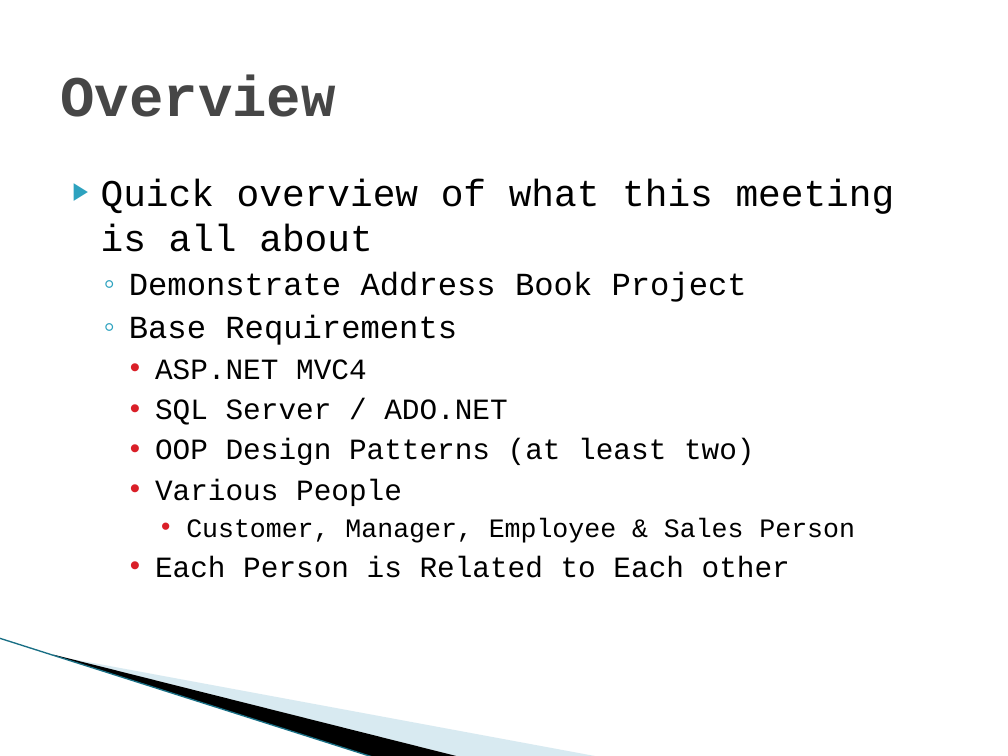
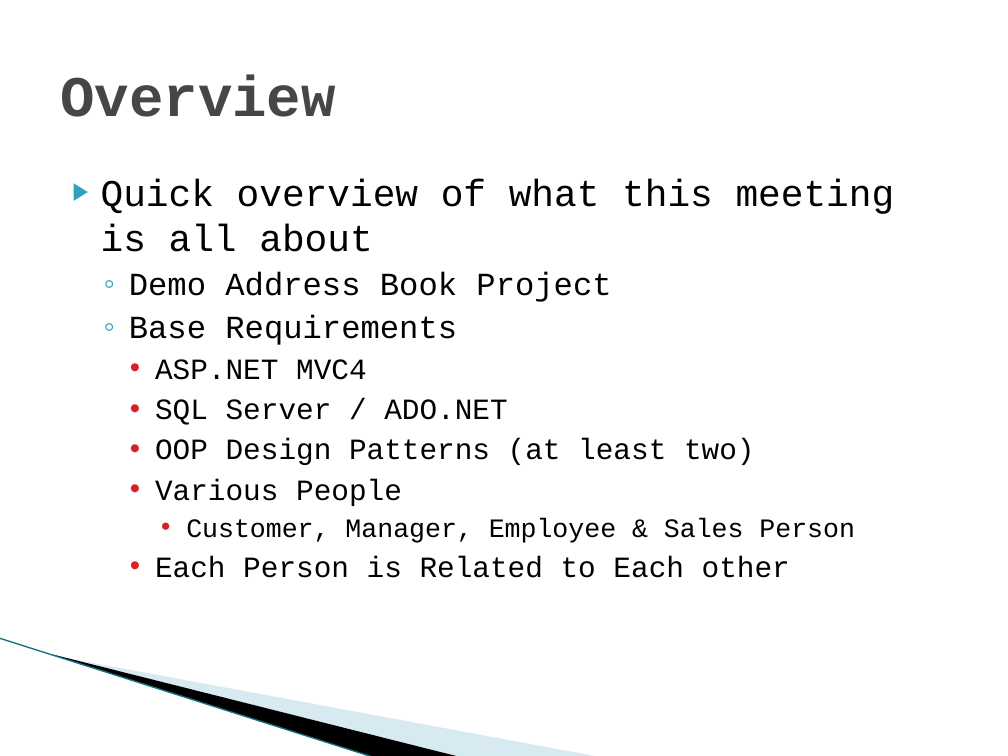
Before and after one commit to jeffflater/AddressBookDemo, a slide deck: slide 3 of Main/Docs/AddressBookDemo.pptx. Drawn at 1008x756 pixels with LibreOffice and Linux fonts; fonts in the diff are those of the drawing; background and template pictures are left out. Boxes give left, top, right and bottom in pixels: in the first picture for what was removed or moved away, otherwise in the second. Text is boxed around its words. In the diff, an @@ line names an element or a change of style, - is before the commit and + after.

```diff
--- a/Main/Docs/AddressBookDemo.pptx
+++ b/Main/Docs/AddressBookDemo.pptx
@@ text at bbox=[129, 272, 611, 302]: text changed @@
-  ◦ Demonstrate Address Book Project
+  ◦ Demo Address Book Project
```
Also in this commit, not shown: 3 other slides changed, 4 slides added, 1 slide removed, 51 other files.
